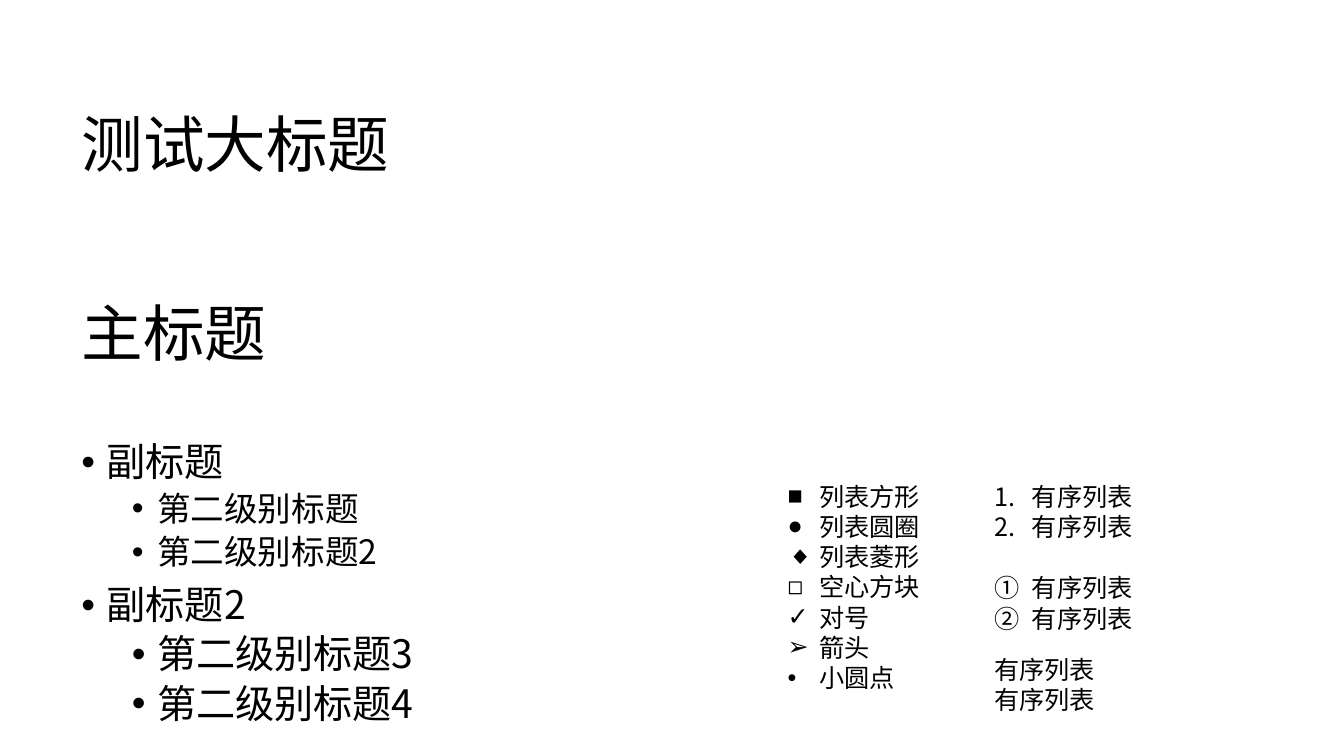
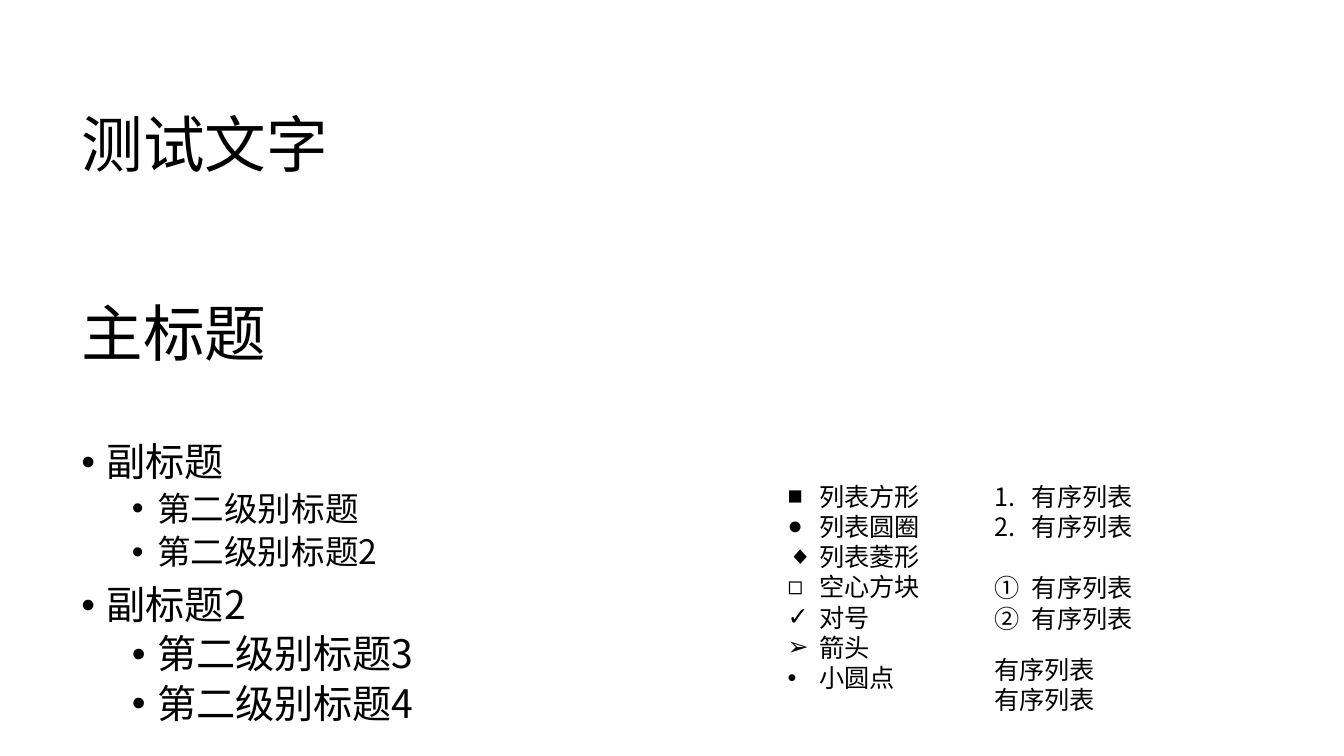
Before and after one commit to 501351981/vue-office, a slide deck: slide 2 of examples/dist/static/test-files/test.pptx (slide 3 before the commit). Drawn at 1344x756 pixels with LibreOffice and Linux fonts; fonts in the diff are those of the drawing. Boxes give left, top, right and bottom in pixels: in the first picture for what was removed or moved away, otherwise in the second. Text is boxed around its words. In the diff, an @@ line names an element or a change of style, - is before the commit and + after.

```diff
--- a/examples/dist/static/test-files/test.pptx
+++ b/examples/dist/static/test-files/test.pptx
@@ text at [81, 115, 327, 172]: text changed @@
-测试大标题
+测试文字
```
Also in this commit, not shown: 2 other slides changed, 1 slide added, 2 slides removed, 16 other files.
